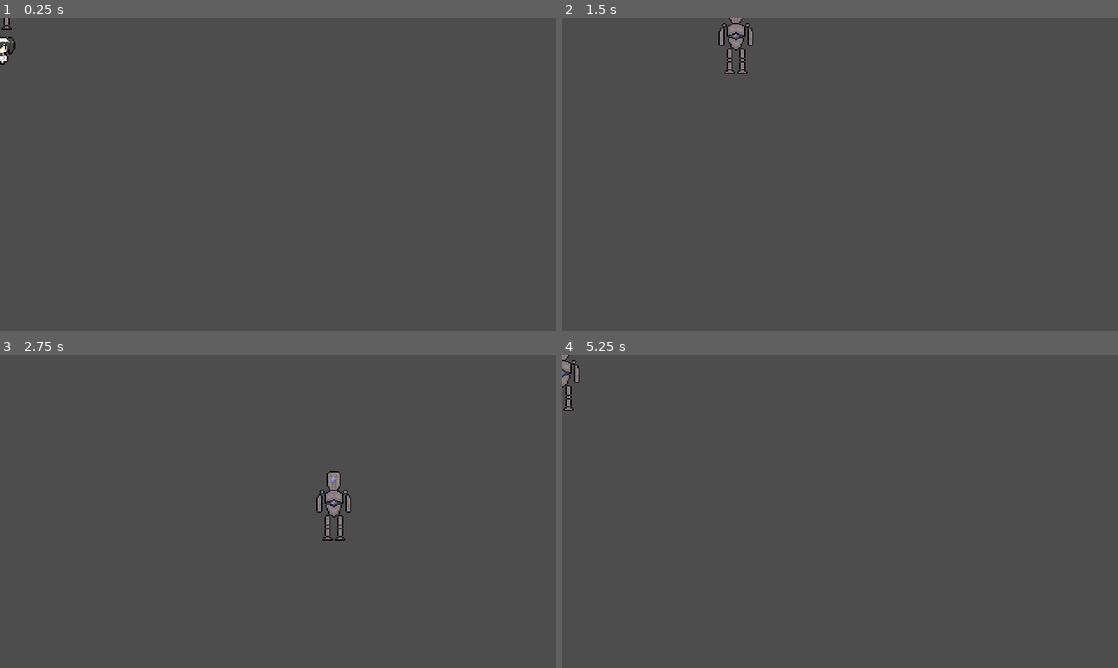
Above: before the commit, frames 1-4 (two rows, left to right).
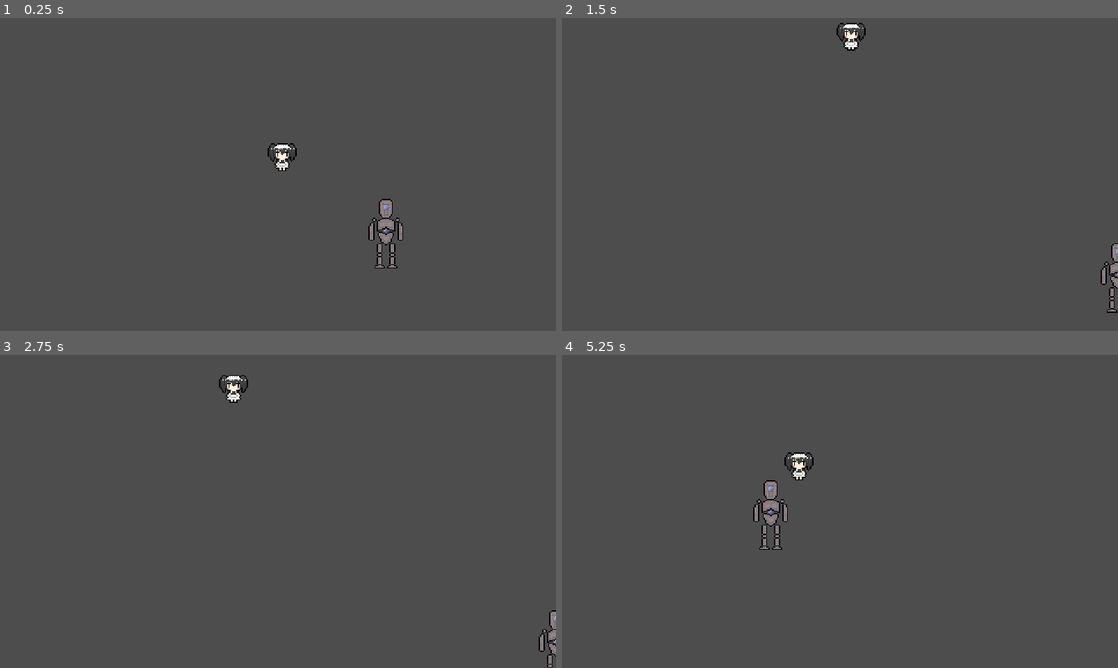
Above: after the commit, the same moments.

Repository: DIceEvYo/LeftToProtect
Game: Godot game, scene res://node_2d.tscn
Same seed, same stepped clock (60 frames per second), same inputs: the game is played once before the commit and once after it.
Inputs:
- Up to frame 1 (0.25 s): no input
- Up to frame 2 (1.5 s): hold Right (right) 0.53-1.28 s; hold Down (down) from 1.28 s (still down)
- Up to frame 3 (2.75 s): release Down (down) at 2.03 s; hold Right (right) from 2.03 s (still down)
- Up to frame 4 (5.25 s): release Right (right) at 2.78 s; hold Up (up) 2.78-3.53 s; hold Left (left) 3.53-5.03 s; hold Down (down) from 5.03 s (still down)

The runs differ from the first frame. In frame 1, 1.1% of the frame differs, in the area x 0-73%, y 0-80%; in frame 2, 1.1%; in frame 3, 1.2%, in the area x 39-100%, y 6-100%; in frame 4, 1.2%.

Commit message:
Added basic movement to enemy sprite

Diff:
--- a/Maid/Scripts/maid.gd
+++ b/Maid/Scripts/maid.gd
@@ -1,11 +1,34 @@
 extends RigidBody2D
+#General Vars
+var speed = 100
+var dir = Vector2.ZERO #Resets direction to default.
+var screen_size #Size of game window
 
+#Time specific Vars
+var change_dir_timer = 2.0 #How many seconds it takes for direction to change
+var time_elapsed = 0.0
 
-# Called when the node enters the scene tree for the first time.
-func _ready() -> void:
-	pass # Replace with function body.
+func _ready():
+	# Finds size of game window
+	screen_size = get_viewport_rect().size
+	randomize()
+	change_dir()
 
+func _process(delta):
+	#Linear Velocity is a var specific to RigidBody2d that controls
+	#speed and direction on a given 2d plane.
+	linear_velocity = dir*speed
+	#Uses delta (frame time) to calculate time elapsed
+	time_elapsed += delta
+	if time_elapsed > change_dir_timer:
+		change_dir()
+		time_elapsed = 0
+	#Prevents enemy from leaving the screen.
+	position = position.clamp(Vector2.ZERO, screen_size)
 
-# Called every frame. 'delta' is the elapsed time since the previous frame.
-func _process(delta: float) -> void:
-	pass
+func change_dir():
+	#Randf generates random floating-point num between 0&1. TAU is 2π.
+	#In other words angle selects a rand angle from 0 to 2π.
+	var angle = randf() * TAU
+	#Normalized keeps vector at length of 1 to prevent any side effects.
+	dir = Vector2(cos(angle), sin(angle)).normalized()
--- a/node_2d.tscn
+++ b/node_2d.tscn
@@ -21,9 +21,12 @@
 [node name="Node2D" type="Node2D"]
 
 [node name="Player" parent="." instance=ExtResource("1_ixyvk")]
+position = Vector2(333, 206)
 
 [node name="Maid" type="RigidBody2D" parent="."]
+position = Vector2(242, 138)
 script = ExtResource("2_troxp")
+metadata/_edit_group_ = true
 
 [node name="AnimatedSprite2D" type="AnimatedSprite2D" parent="Maid"]
 sprite_frames = SubResource("SpriteFrames_qnhhb")
